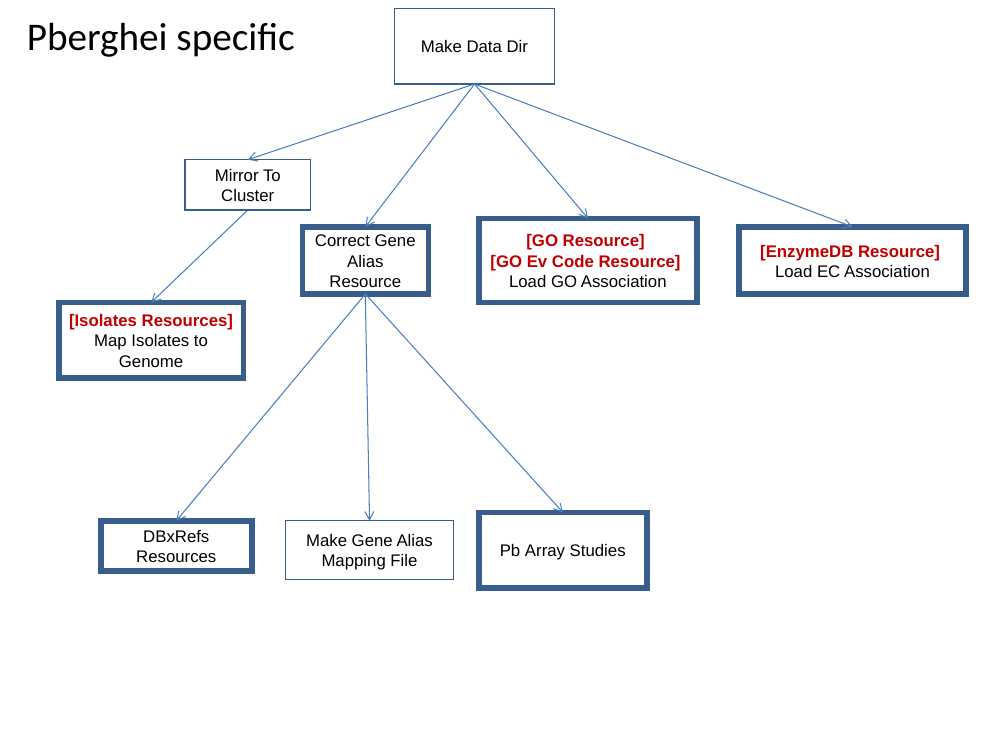
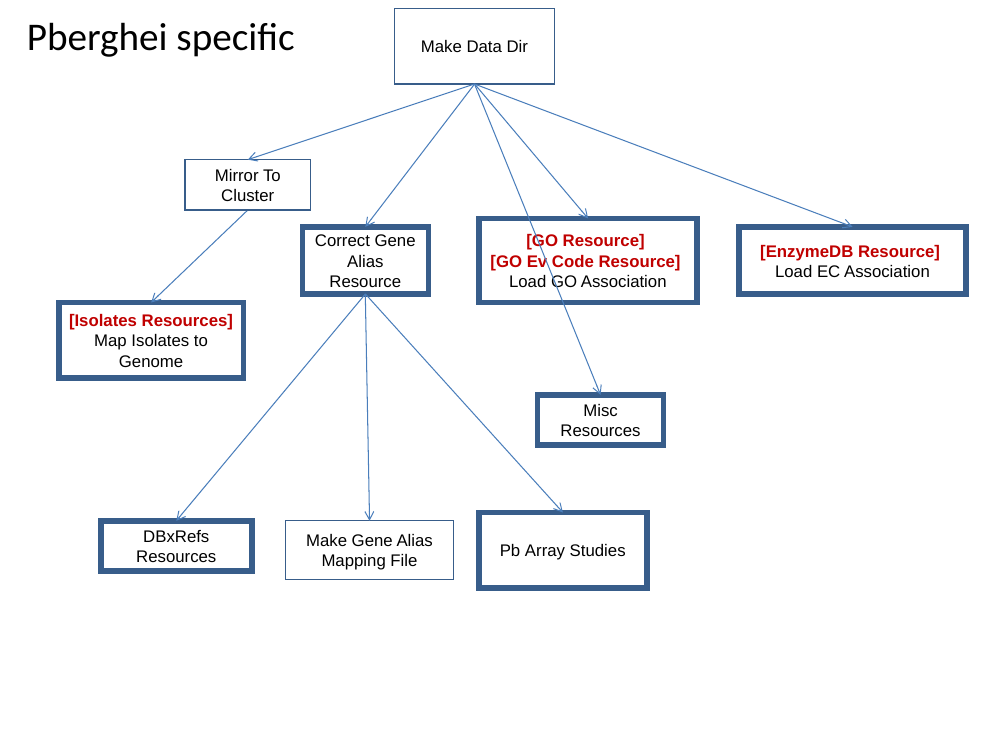
Before and after one commit to VEuPathDB/ApiCommonWorkflow, a slide deck: slide 27 of Main/doc/IntegratedWorkflow.ppt (slide 26 before the commit). Drawn at 1008x756 pixels with LibreOffice and Linux fonts; fonts in the diff are those of the drawing. Boxes give left, top, right and bottom in pixels: in the first picture for what was removed or moved away, otherwise in the second. Text is boxed around its words. In the diff, an @@ line names an element or a change of style, - is before the commit and + after.

```diff
--- a/Main/doc/IntegratedWorkflow.ppt
+++ b/Main/doc/IntegratedWorkflow.ppt
@@ arrow added from (475, 84) to (601, 395), #4A7EBB 0.74 pt @@
@@ rectangle added at box(537, 395, 663, 446), outline #385D8A 4 pt, 12 pt, text #000000 @@
+Misc
+Resources
```
Also in this commit, not shown: 5 other slides changed, 4 slides added.
